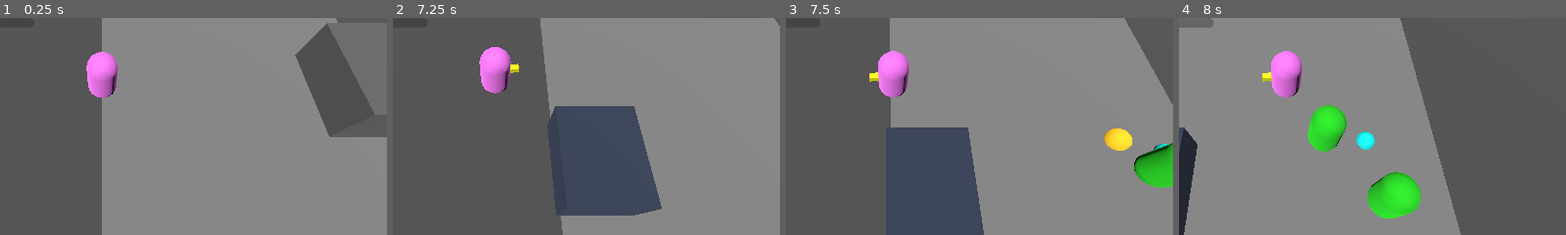
Above: before the commit, frames 1-4 (left to right).
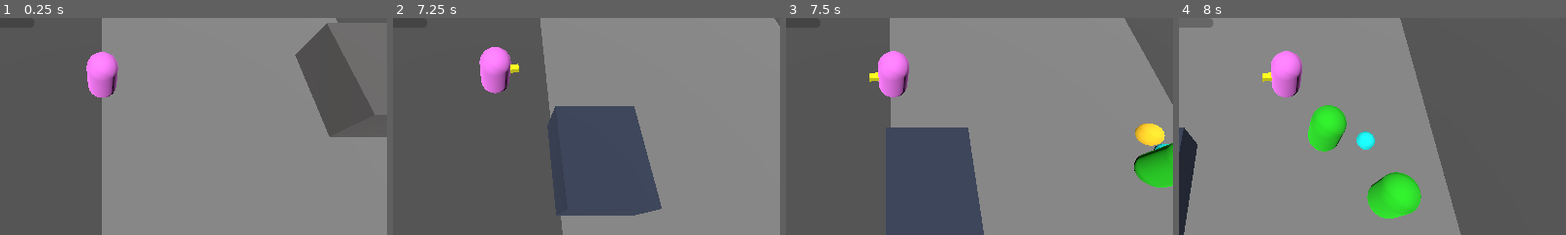
Above: after the commit, the same moments.

Repository: Zietgeist/Exultation
Game: Godot game, scene res://ZoneBase.tscn
Same seed, same stepped clock (60 frames per second), same inputs: the game is played once before the commit and once after it. This scene is started directly instead of the project's main scene.
Inputs (mouse positions are % of the whole screen's width and height, from its top left):
- Up to frame 1 (0.25 s): no input
- Up to frame 2 (7.25 s): tap Enter at 0.5 s; move the mouse to (72, 45) at 0.52 s; hold Right (ui_right) 0.53-1.28 s; tap E at 0.6, 2.85, 5.1 s; click (72, 45) at 0.67 s; move the mouse to (30, 55) at 1.27 s; hold Down (ui_down) 1.28-2.03 s; tap Q at 1.35, 3.6, 5.85 s; move the mouse to (60, 28) at 2.02 s; hold Right (ui_right) 2.03-2.78 s; tap F at 2.1, 4.35, 6.6 s; move the mouse to (45, 70) at 2.77 s; hold Up (ui_up) 2.78-3.53 s; click (45, 70) at 2.92 s; move the mouse to (80, 65) at 3.52 s; hold Left (ui_left) 3.53-5.03 s; tap Space at 4.25 s; move the mouse to (20, 35) at 4.27 s; move the mouse to (55, 50) at 5.02 s; hold Down (ui_down) 5.03-5.78 s; click (55, 50) at 5.17 s; move the mouse to (35, 25) at 5.77 s; hold Right (ui_right) 5.78-6.53 s; move the mouse to (72, 45) at 6.52 s; hold Up (ui_up) from 6.53 s (still down)
- Up to frame 3 (7.5 s): move the mouse to (30, 55) at 7.27 s; release Up (ui_up) at 7.28 s; hold Right (ui_right) from 7.28 s (still down); tap E at 7.35 s; click (30, 55) at 7.42 s
- Up to frame 4 (8 s): keep holding Right (ui_right)
The pictures show only the part of the screen within x 37-87%, y 35-84%; the shares and areas given below are measured in that part.

Frames 1-2 are identical in both runs. In frame 3, 1.2% of the frame differs, in the area x 82-98%, y 48-62%; in frame 4, nothing differs.

Commit message:
Fast zone loading: far enemies wait as data and wake when the player is near (sleep again when far); enemies share one material per tier
Co-Authored-By: Claude Opus 5.5 <noreply@anthropic.com>
Claude-Session: https://claude.ai/code/session_013yxoaHLvU2gzuZEUgoi9o3

Diff:
--- a/SkinManager.gd
+++ b/SkinManager.gd
@@ -13,6 +13,7 @@
 
 var skins := {}	# skin id -> skin data (Dictionary)
 var current_id := "default"
+var _materials := {}	# id -> shared material (one per color, so hundreds of enemies share it)
 
 
 func _ready():
@@ -33,6 +34,15 @@
 
 
 ## Color for a game ID, e.g. color("enemy_trash")
+## One shared material per game ID (much faster than a new material for every enemy).
+func material(id: String, fallback := Color.WHITE) -> StandardMaterial3D:
+	if not _materials.has(id):
+		var mat = StandardMaterial3D.new()
+		mat.albedo_color = color(id, fallback)
+		_materials[id] = mat
+	return _materials[id]
+
+
 func color(id: String, fallback := Color.WHITE) -> Color:
 	var hex = _lookup("colors", id)
 	if hex == null:
@@ -60,6 +70,7 @@
 	cfg.set_value("skin", "id", id)
 	cfg.save(SETTINGS_PATH)
 	print("Skin changed to: ", skin_name())
+	_materials.clear()
 	skin_changed.emit()
 
 
--- a/enemy.gd
+++ b/enemy.gd
@@ -41,7 +41,6 @@
 	AGGRO_RANGE = stats.aggro
 
 	# Set color (from the current skin)
-	$MeshInstance3D.mesh = $MeshInstance3D.mesh.duplicate()
 	apply_skin()
 
 func _ready():
@@ -49,9 +48,7 @@
 	SkinManager.skin_changed.connect(apply_skin)
 
 func apply_skin():
-	var mat = StandardMaterial3D.new()
-	mat.albedo_color = SkinManager.color(TIER_IDS[tier], TIER_STATS[tier].color)
-	$MeshInstance3D.mesh.surface_set_material(0, mat)
+	$MeshInstance3D.material_override = SkinManager.material(TIER_IDS[tier], TIER_STATS[tier].color)
 
 func _physics_process(delta):
 	if player == null or not is_instance_valid(player) or not player.is_inside_tree():
--- a/spawner.gd
+++ b/spawner.gd
@@ -5,6 +5,8 @@
 ## - The other 10% show up near the player a few at a time.
 ## - The 2nd Boss appears near the player once the minimum number of kills is reached.
 ## - Leaving and coming back (same play session) restores everything, including live enemies.
+## - Speed: only enemies near the player actually exist. The rest wait as simple data
+##   ("dormant") and wake up as you get close, then go back to sleep when you're far away.
 
 const ENEMY_SCENE = preload("res://enemy.tscn")
 const FOG_SCRIPT = preload("res://fog_of_war.gd")
@@ -22,6 +24,13 @@
 const NEAR_MIN = 12.0
 const NEAR_MAX = 18.0
 const ENEMY_REST_HEIGHT = 1.2	# standing on the floor
+const WAKE_RADIUS = 45.0		# dormant enemies closer than this become real
+const SLEEP_RADIUS = 60.0		# real, calm enemies farther than this go dormant
+const STREAM_EVERY = 0.1		# seconds between wake/sleep checks
+const MAX_WAKES_PER_CHECK = 40	# spread the work so there are no hitches
+
+var dormant = []	# [{t = tier, p = position, h = health (-1 = full)}]
+var _stream_timer = 0.0
 
 # Set when the zone loads (random each visit, so no two runs are the same)
 var zone_scale = 1.0
@@ -77,9 +86,8 @@
 		for key in SAVED_KEYS:
 			set(key, saved[key])
 		for e in saved.alive:
-			var enemy = _make_enemy(e.t, e.p)
-			enemy.health = e.h
-			enemy.aggroed = false
+			_place_dormant(e.t, e.p, e.h)
+		_stream()
 		targets_ready = true
 		print("Back in the zone: %d / %d cleared" % [total_killed, min_clear])
 		return
@@ -94,6 +102,7 @@
 		zone_scale, target_total, min_clear, MAX_TRASH, MAX_THUGS, MAX_MASTERS, MAX_BOSSES])
 	_initial_spawn()
 	targets_ready = true
+	_stream()
 
 
 ## Place 90% of the zone's enemies across the map.
@@ -111,25 +120,25 @@
 	while placed < up_trash:
 		var center = _random_spot(entry, SAFE_START_RADIUS)
 		for i in range(mini(randi_range(3, 6), up_trash - placed)):
-			_make_enemy(0, center + Vector3(randf_range(-3, 3), 0, randf_range(-3, 3)))
+			_place_dormant(0, center + Vector3(randf_range(-3, 3), 0, randf_range(-3, 3)))
 			placed += 1
 	# Thugs in pairs, a bit farther in
 	placed = 0
 	while placed < up_thugs:
 		var center = _random_spot(entry, max(SAFE_START_RADIUS, far * 0.35))
 		for i in range(mini(randi_range(1, 2), up_thugs - placed)):
-			_make_enemy(1, center + Vector3(randf_range(-2, 2), 0, randf_range(-2, 2)))
+			_place_dormant(1, center + Vector3(randf_range(-2, 2), 0, randf_range(-2, 2)))
 			placed += 1
 	# Masters alone, deep in the zone
 	for i in range(up_masters):
-		_make_enemy(2, _random_spot(entry, max(SAFE_START_RADIUS, far * 0.55)))
+		_place_dormant(2, _random_spot(entry, max(SAFE_START_RADIUS, far * 0.55)))
 	# 1st Boss: the farthest of several random spots
 	var best = Vector3.ZERO
 	for i in range(20):
 		var p = _random_spot(entry, 0.0)
 		if p.distance_to(entry) > best.distance_to(entry):
 			best = p
-	_make_enemy(3, best)
+	_place_dormant(3, best)
 
 
 func _process(delta):
@@ -139,6 +148,11 @@
 		player = get_tree().get_first_node_in_group("player")
 		if player == null:
 			return
+
+	_stream_timer += delta
+	if _stream_timer >= STREAM_EVERY:
+		_stream_timer = 0.0
+		_stream()
 
 	# The held-back 10%: a small group near the player every so often
 	near_timer += delta
@@ -179,21 +193,62 @@
 	print("A BOSS HAS ARRIVED!")
 
 
-## Create one enemy of a tier at a spot (kept inside the walls) and count it.
+## Create one real enemy of a tier at a spot (kept inside the walls) and count it.
 func _make_enemy(t: int, pos: Vector3):
-	var enemy = ENEMY_SCENE.instantiate()
-	enemy.connect("enemy_died", _on_enemy_died)
-	get_tree().current_scene.add_child(enemy)  # enemies belong to the zone, so they vanish when we leave
+	_count_spawn(t)
+	return _instantiate(t, pos, -1)
+
+
+## Add an enemy that waits as data until the player comes near, and count it.
+func _place_dormant(t: int, pos: Vector3, h := -1.0):
+	_count_spawn(t)
 	pos.y = ENEMY_REST_HEIGHT
-	enemy.global_position = clamp_to_map(pos)
-	enemy.call("setup", 1.0, t)
+	dormant.append({t = t, p = clamp_to_map(pos), h = h})
+
+
+func _count_spawn(t: int):
 	total_spawned += 1
 	match t:
 		0: trash_spawned += 1
 		1: thugs_spawned += 1
 		2: masters_spawned += 1
 		3: bosses_spawned += 1
+
+
+func _instantiate(t: int, pos: Vector3, h: float):
+	var enemy = ENEMY_SCENE.instantiate()
+	enemy.connect("enemy_died", _on_enemy_died)
+	enemy.set_meta("from_spawner", true)
+	get_tree().current_scene.add_child(enemy)  # enemies belong to the zone, so they vanish when we leave
+	pos.y = ENEMY_REST_HEIGHT
+	enemy.global_position = clamp_to_map(pos)
+	enemy.call("setup", 1.0, t)
+	if h > 0.0:
+		enemy.health = h
 	return enemy
+
+
+## Wake dormant enemies near the player; put calm, far-away ones back to sleep.
+func _stream():
+	if not is_instance_valid(player):
+		return
+	var pp = player.global_position
+	var woke = 0
+	var i = dormant.size() - 1
+	while i >= 0 and woke < MAX_WAKES_PER_CHECK:
+		var d = dormant[i]
+		if Vector2(d.p.x - pp.x, d.p.z - pp.z).length() < WAKE_RADIUS:
+			_instantiate(d.t, d.p, d.h)
+			dormant.remove_at(i)
+			woke += 1
+		i -= 1
+	for enemy in get_tree().get_nodes_in_group("enemy"):
+		if enemy.aggroed or enemy.is_queued_for_deletion() or not enemy.has_meta("from_spawner"):
+			continue
+		var ep = enemy.global_position
+		if Vector2(ep.x - pp.x, ep.z - pp.z).length() > SLEEP_RADIUS:
+			dormant.append({t = enemy.tier, p = ep, h = enemy.health})
+			enemy.queue_free()
 
 
 func _random_spot(entry: Vector3, min_dist: float) -> Vector3:
@@ -225,6 +280,8 @@
 		if enemy.is_queued_for_deletion():
 			continue
 		alive.append({t = enemy.tier, p = enemy.global_position, h = enemy.health})
+	for d in dormant:
+		alive.append(d.duplicate())
 	out.alive = alive
 	# Live enemies get re-created on return, so don't count them twice
 	out.total_spawned -= alive.size()
